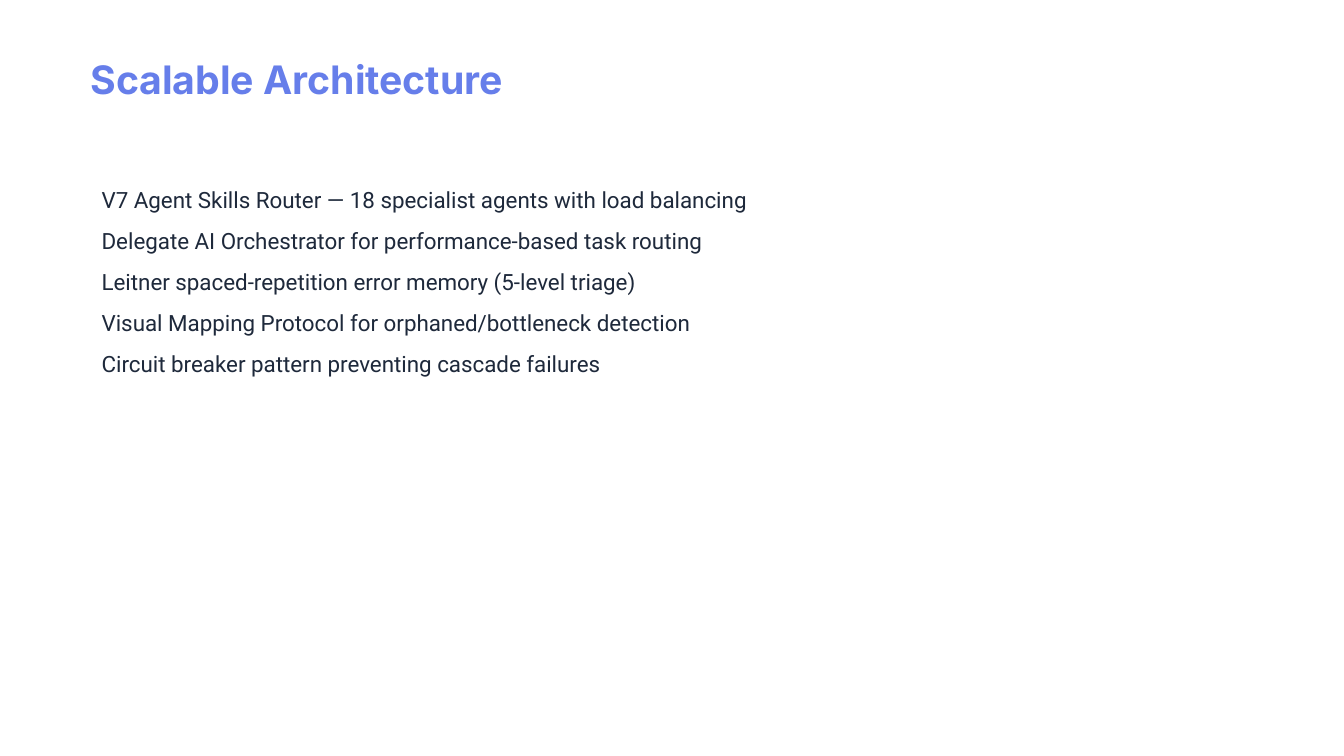
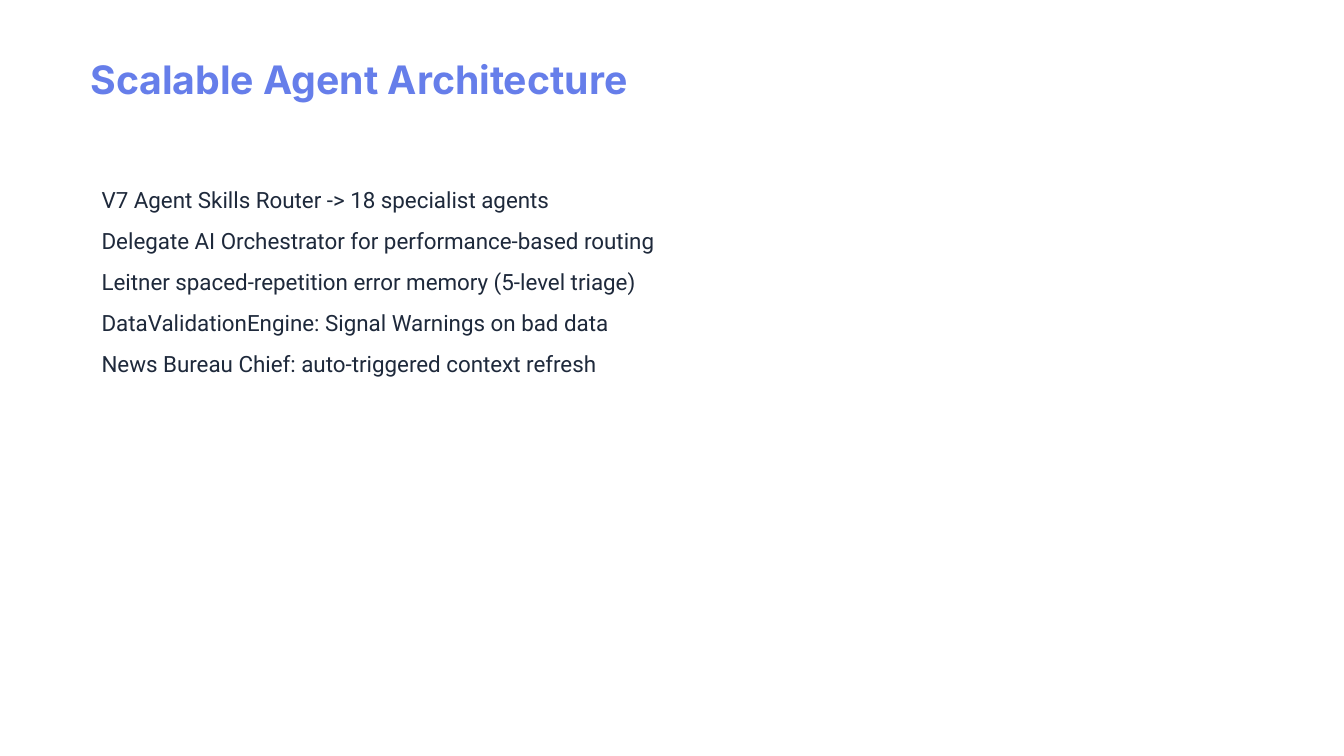
Before and after one commit to maurop70/Meta_App_Factory2, a slide deck: slide 3 of data/executive_reports/Delegate_AI_Investor_Pitch.pptx. Drawn at 1344x756 pixels with LibreOffice and Linux fonts; fonts in the diff are those of the drawing. Boxes give left, top, right and bottom in pixels: in the first picture for what was removed or moved away, otherwise in the second. Text is boxed around its words. In the diff, an @@ line names an element or a change of style, - is before the commit and + after.

Commit message:
Implement Aether Master Dashboard Auto-Scaling Webhook, Aether Pulse Subworkflow, & V3 N8N Credential Watchdog Daemon

```diff
--- a/data/executive_reports/Delegate_AI_Investor_Pitch.pptx
+++ b/data/executive_reports/Delegate_AI_Investor_Pitch.pptx
@@ text at (91, 64, 628, 103): text changed @@
-Scalable Architecture
+Scalable Agent Architecture
@@ text at (102, 191, 654, 254): text changed @@
-V7 Agent Skills Router — 18 specialist agents with load balancing
-Delegate AI Orchestrator for performance-based task routing
+V7 Agent Skills Router -> 18 specialist agents
+Delegate AI Orchestrator for performance-based routing
@@ text at (102, 314, 608, 377): text changed @@
-Visual Mapping Protocol for orphaned/bottleneck detection
-Circuit breaker pattern preventing cascade failures
+DataValidationEngine: Signal Warnings on bad data
+News Bureau Chief: auto-triggered context refresh
```
Also in this commit, not shown: 4 other slides changed, 2 slides added, 1 slide removed, 32 other files.
